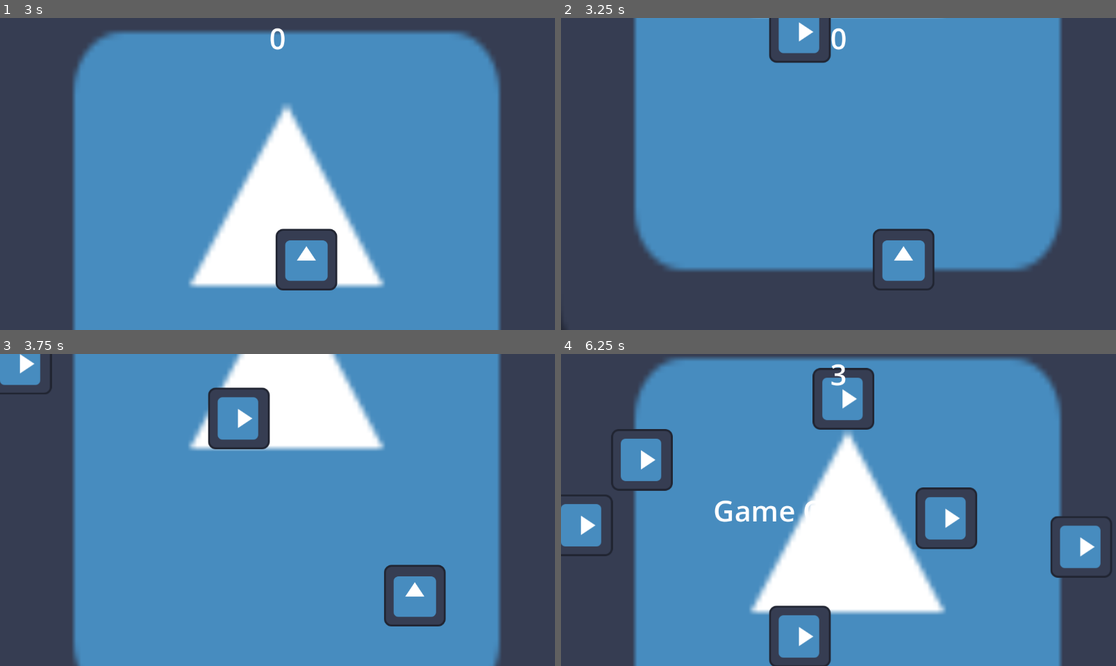
Above: before the commit, frames 1-4 (two rows, left to right).
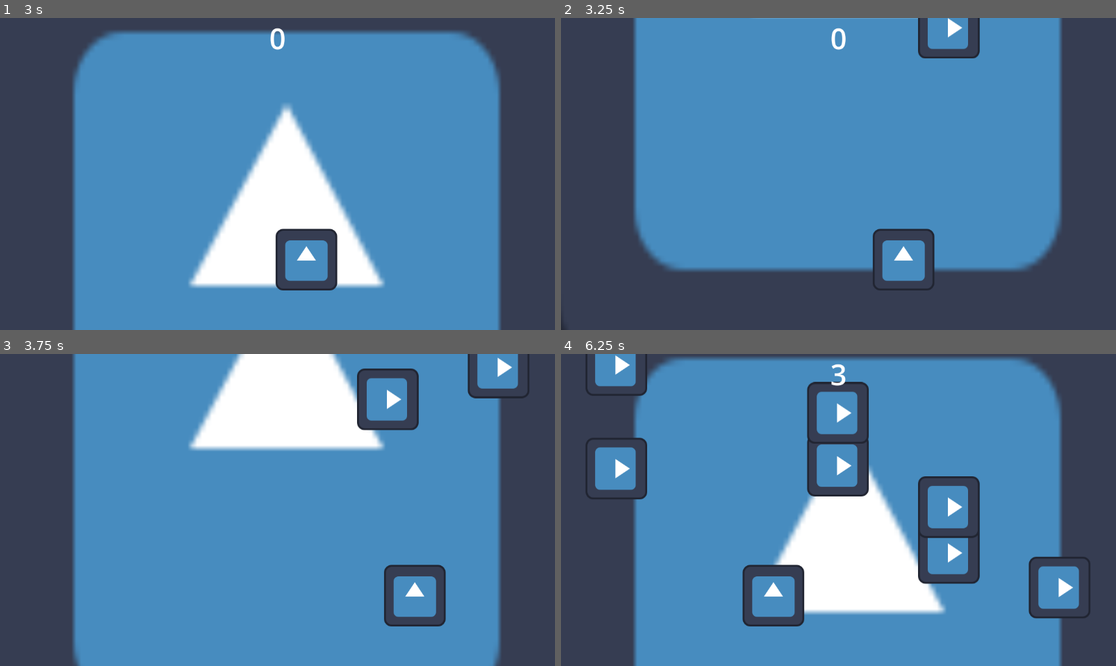
Above: after the commit, the same moments.

Repository: Trimlocgit/FreeWay
Game: Godot game, scene res://main.tscn
Same seed, same stepped clock (60 frames per second), same inputs: the game is played once before the commit and once after it. The engine's default icon, where the game draws it, is replaced by a stand-in: a white triangle on a blue panel in a dark square.
Inputs:
- Up to frame 1 (3 s): click "Start" at 0.5 s; hold D (droite) 1.28-2.03 s; hold A (gauche) 2.03-2.78 s; hold D (droite) from 2.78 s (still down)
- Up to frame 2 (3.25 s): keep holding D (droite)
- Up to frame 3 (3.75 s): keep holding D (droite)
- Up to frame 4 (6.25 s): release D (droite) at 4.28 s; hold A (gauche) from 4.28 s (still down)

Frame 1 is identical in both runs. In frame 2, 1.7% of the frame differs, in the area x 37-76%, y 0-15%; in frame 3, 5.1%; in frame 4, 16%, in the area x 0-100%, y 0-100%.

Commit message:
Ajout des 5 voie, peut être plus opti

Diff:
--- a/script/main.gd
+++ b/script/main.gd
@@ -22,17 +22,20 @@
 func _on_timer_voiture_timeout() -> void:
 
 	var voiture = voiture_scene.instantiate()
-
+	var liste_spawn = [115, 345, 575, 805, 1035]
 	var voiture_location = $PathVoiture/VoitureSpawnLocation
 	voiture_location.progress_ratio = randf()
 
+	voiture_location.position.x = liste_spawn[randf_range(0, 5)]
+
 	voiture.position = voiture_location.position
+	print(voiture.position)
 
 	var direction = voiture_location.rotation + PI / 2
 
 	voiture.rotation = direction
 
-	var velocite = Vector2(randf_range(150, 250), 0)
+	var velocite = Vector2(randf_range(150 + score, 250 + score), 0)
 	voiture.linear_velocity = velocite.rotated(direction)
 
 	add_child(voiture)
